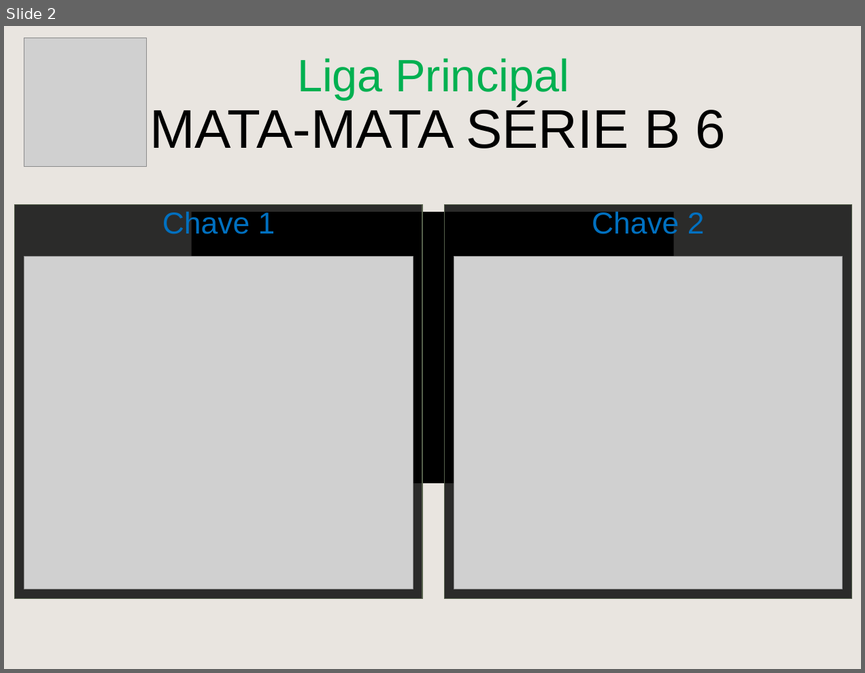
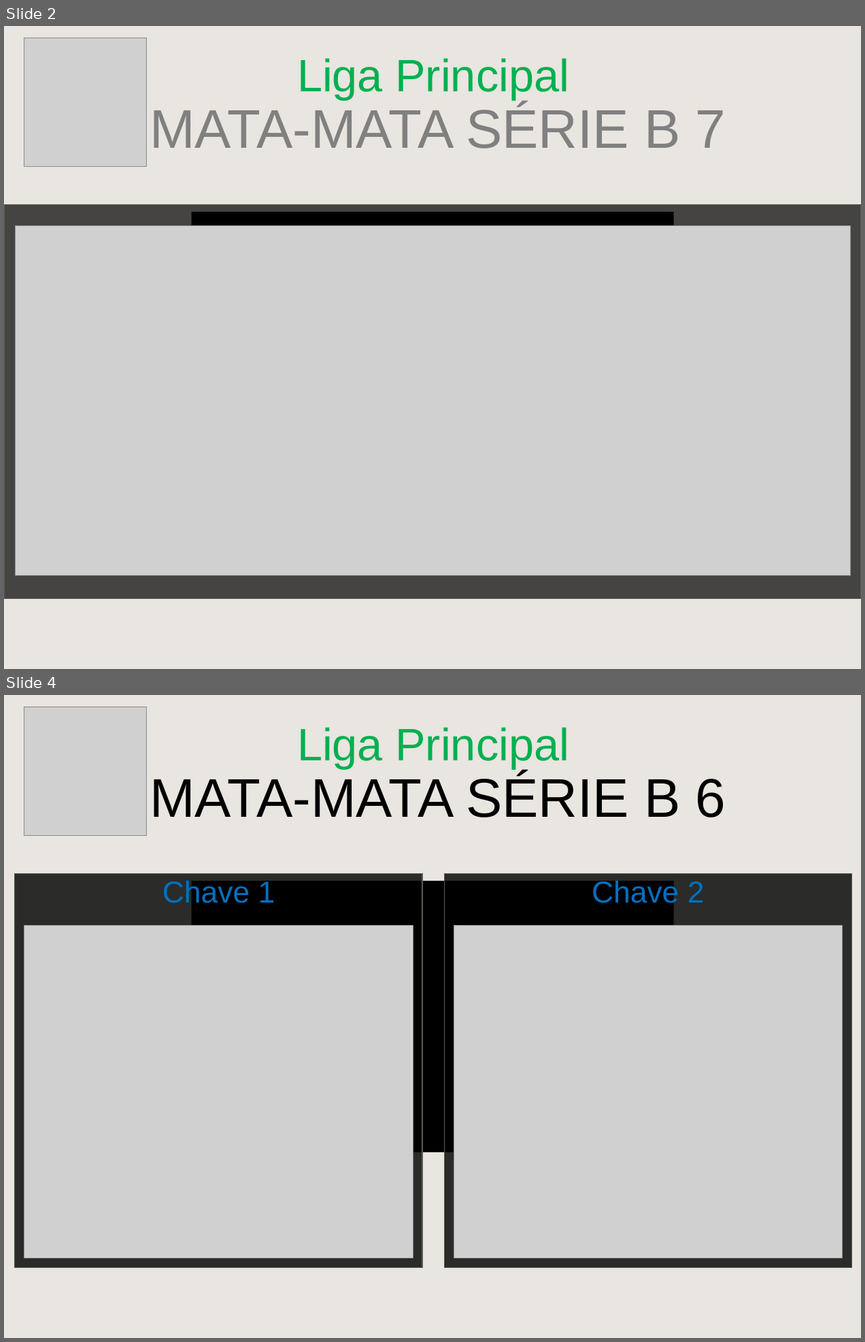
Before and after one commit to cknakayama/automacao_ligaroletarussa2021, a slide deck: MataMataPlanilha.pptx. Shown one above the other, each under a label of ours: slide 2 before the commit, slides 2 and 4 after it; the slides between them are not shown. The pictures are 865x673 and 865x1342 pixels, drawn with LibreOffice and Linux fonts; fonts in the diff are those of the drawing; grey boxes stand for pictures; background and template pictures are left out. Boxes give left, top, right and bottom in pixels: in the first picture for what was removed or moved away, otherwise in the second. Text is boxed around its words. In the diff, an @@ line names an element or a change of style, - is before the commit and + after.

Commit message:
mata matas da liga 7

```diff
--- a/MataMataPlanilha.pptx
+++ b/MataMataPlanilha.pptx
@@ slide 2 added at [4, 26, 861, 669], background picture (left out); not listed: 1 template element that a slide beside it also shows @@
@@ picture added at [24, 38, 147, 166] @@
@@ text added at [297, 58, 570, 100], 60 pt, text #00B050 @@
+Liga Principal
@@ text added at [150, 104, 725, 148], 72 pt, text #808080 @@
+MATA-MATA SÉRIE B 7
@@ rectangle added at [4, 204, 861, 599], fill #000000 at 70% opacity, outline #57624D 1 pt @@
@@ picture added at [16, 225, 851, 575] @@
@@ rectangle added at [191, 212, 673, 482], fill #000000 @@
@@ picture added at [529, 212, 674, 392] @@
@@ what was slide 2 is now slide 4 @@
```
Also in this commit, not shown: 1 slide changed, 1 other slide added, 5 other files.
